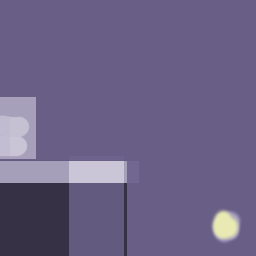
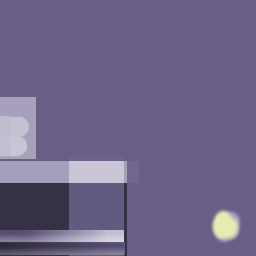
Layered file, before and after one edit (256 x 256). Changes by layer:
added layer "Layer copy #1" (soft light, 21%) above "Layer copy" over 0, 230, 124, 255
added layer "Layer copy" (soft light, 21%) above "Layer" over 0, 230, 124, 255
added layer "Layer" (soft light, 21%) above "night.png" over 0, 230, 124, 255
painted on "night.png" over 0, 230, 125, 255
